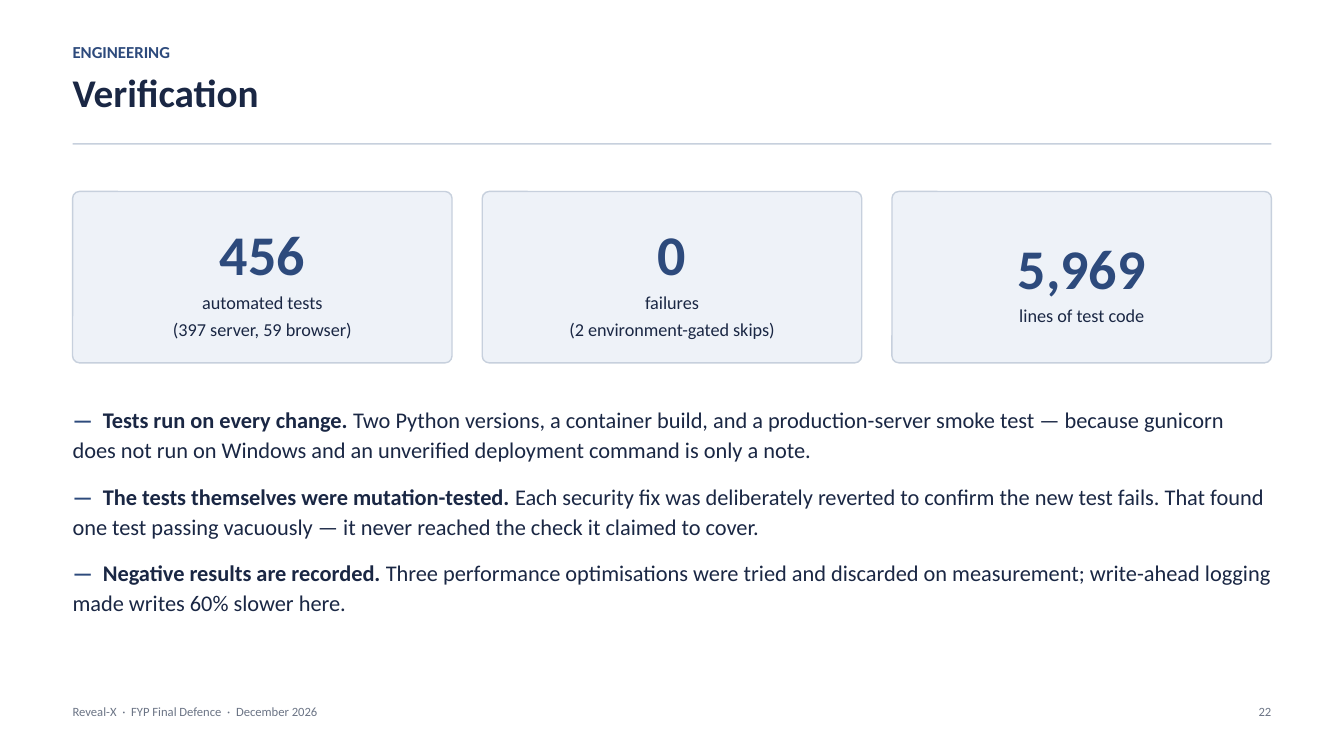
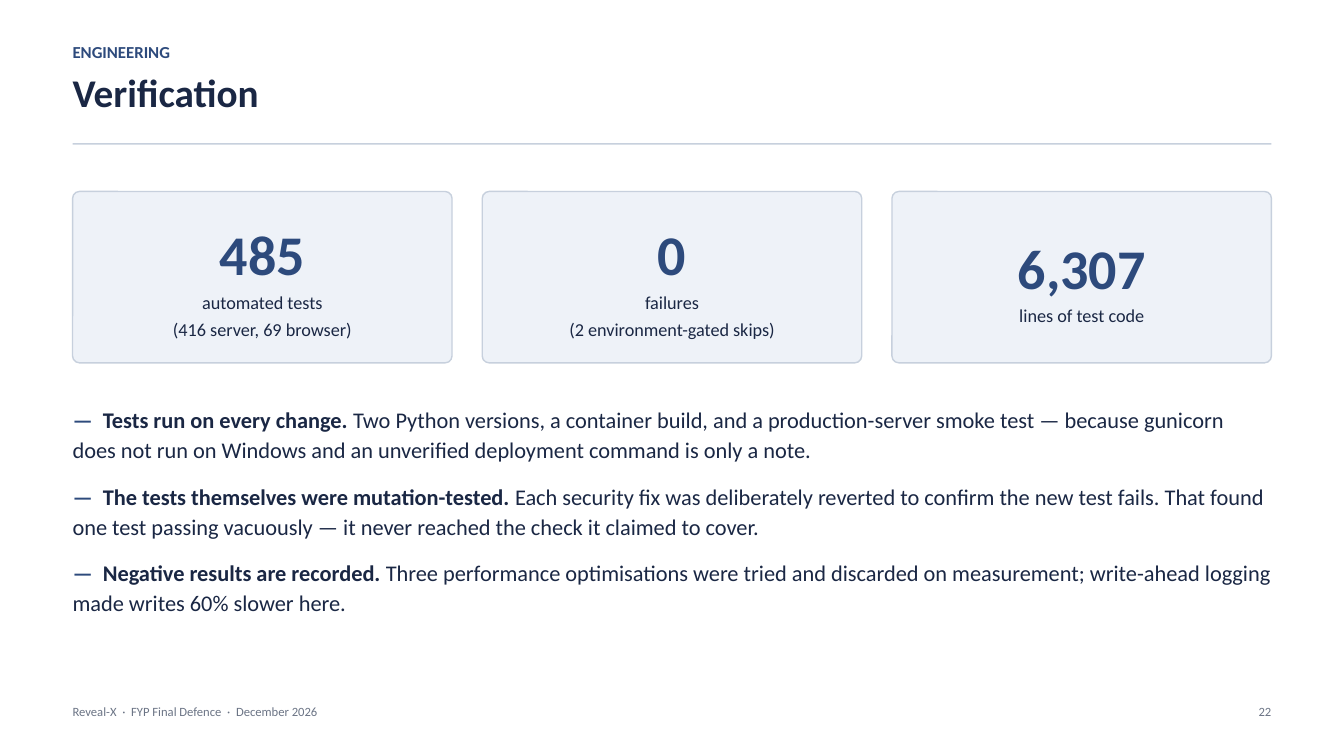
Before and after one commit to 1337PAIN/Reveal-X-chat, a slide deck: slide 22 of Reveal-X_FYP_Presentation.pptx. Drawn at 1344x756 pixels with LibreOffice and Linux fonts; fonts in the diff are those of the drawing. Boxes give left, top, right and bottom in pixels: in the first picture for what was removed or moved away, otherwise in the second. Text is boxed around its words. In the diff, an @@ line names an element or a change of style, - is before the commit and + after.

```diff
--- a/Reveal-X_FYP_Presentation.pptx
+++ b/Reveal-X_FYP_Presentation.pptx
@@ text in rounded rectangle at bbox=[173, 236, 352, 339]: text changed @@
-456
-automated tests
-(397 server, 59 browser)
+485
+automated tests
+(416 server, 69 browser)
@@ text in rounded rectangle at bbox=[1018, 250, 1146, 297]: text changed @@
-5,969
+6,307
```
Also in this commit, not shown: 1 other slide changed, 15 other files.
